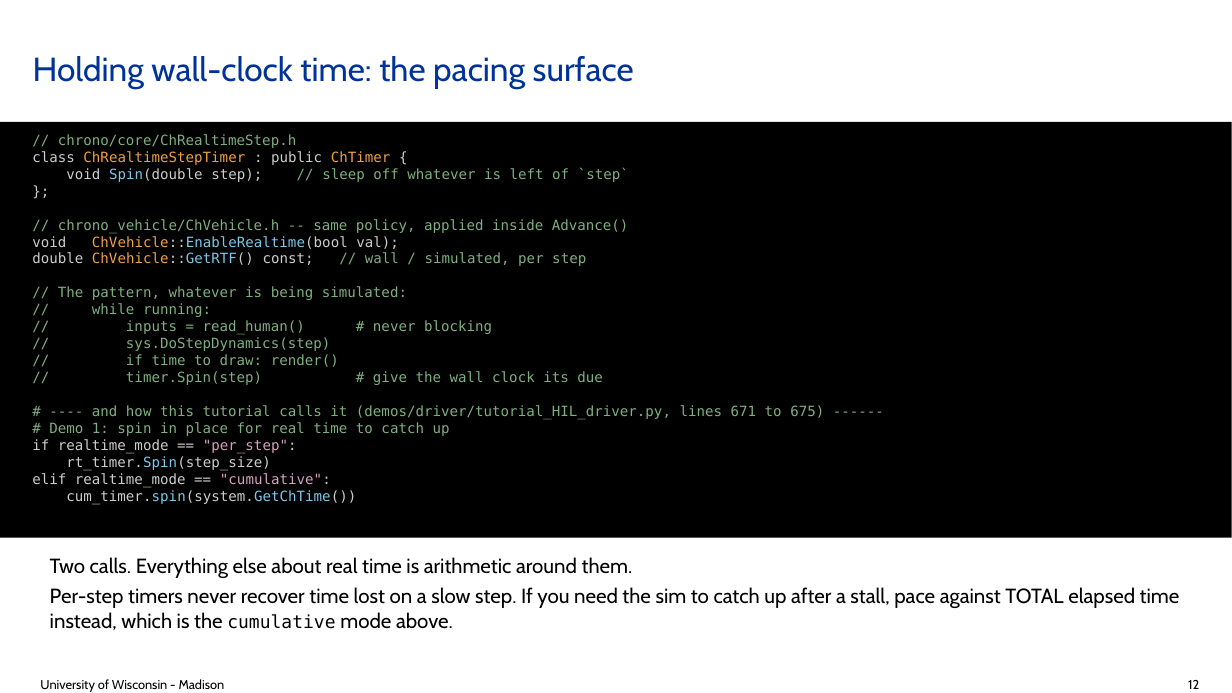
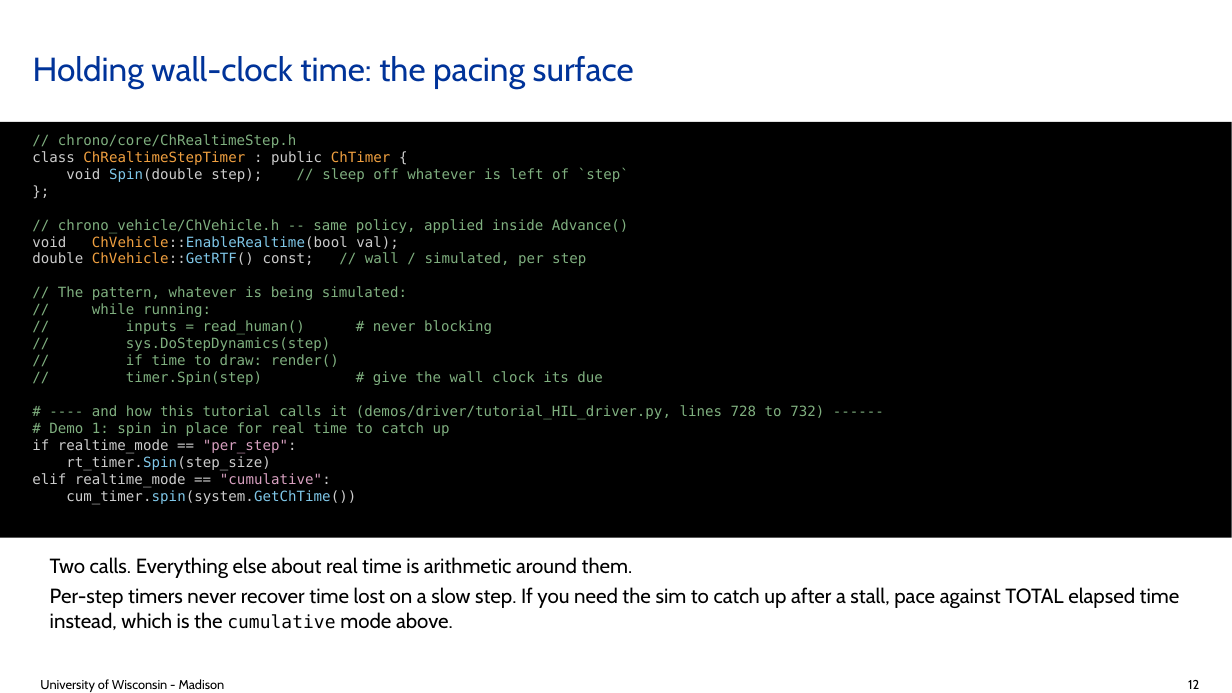
Before and after one commit to ksha23/chrono-hil-tutorial, a slide deck: slide 12 of tutorial_HIL_driver.pptx. Drawn at 1232x693 pixels with LibreOffice and Linux fonts; fonts in the diff are those of the drawing; background and template pictures are left out. Boxes give left, top, right and bottom in pixels: in the first picture for what was removed or moved away, otherwise in the second. Text is boxed around its words. In the diff, an @@ line names an element or a change of style, - is before the commit and + after.

```diff
--- a/tutorial_HIL_driver.pptx
+++ b/tutorial_HIL_driver.pptx
@@ text in rectangle at <box>92,405,824,419</box>: text changed @@
-# ---- and how this tutorial calls it (demos/driver/tutorial_HIL_driver.py, lines 671 to 675) ------
+# ---- and how this tutorial calls it (demos/driver/tutorial_HIL_driver.py, lines 728 to 732) ------
```
Also in this commit, not shown: 2 other slides changed, 5 other files.
